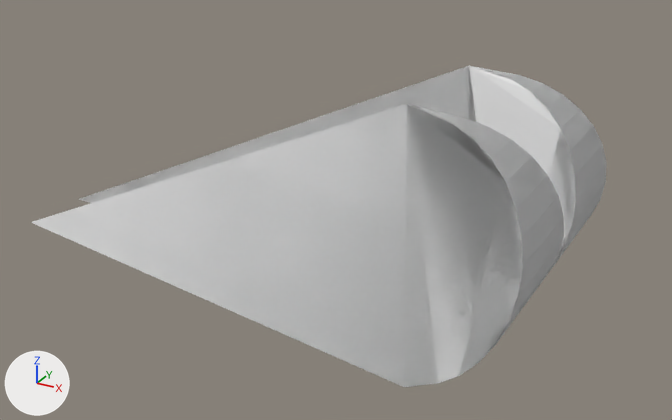
Two versions of the Blender file DesignWorkspace/Blendfiles/Squirrel/PlayerWeak.blend, one commit apart.
Camera for both pictures: a 50 mm lens placed at (2.73, -3.85, 2.34), pointed at (0.41, 0.36, 0.24). Lighting does not change. The marker at lower left points along +X, +Y and +Z. The same objects are shown in both versions, whatever each file hides.

The first picture shows 'Schuh.L', 'Schuh.R'.
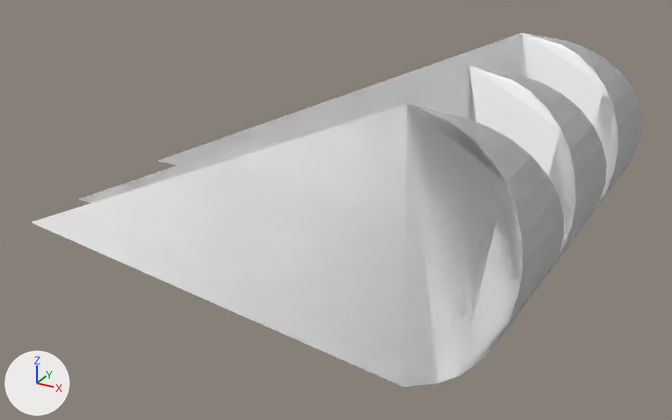
Changed parts and their boxes [x1, y1, x2, y2] in the pictures (672 x 420 px):
```json
{"object": "Schuh.R", "change": "recoloured", "before": [31, 104, 564, 387], "after": [31, 104, 564, 387]}
{"object": "Schuh.L", "change": "recoloured, reshaped", "before": [79, 66, 606, 269], "after": [79, 33, 641, 269], "on screen": "7% wider, 16% taller"}
{"part": 1, "of": "me_plane_002", "change": "added", "after": [158, 33, 641, 209]}
```

The change, as JSON lines over the scene's bpy script:
```json
{"op": "set", "path": "mat_converse.base_color", "old": "(0.8, 0.8, 0.8)", "new": "(1.0, 1.0, 1.0)", "note": "white #e7e7e7 -> white #ffffff"}
{"block": "me_plane_002", "where": "me_plane_002.from_pydata(...)  # 62 vertices, 41 faces; spans x -1.95..1.25, y 1.81..2.98, z -1.11..-0.36"}
{"block": "me_plane_002", "where": "# used by ob_schuh_l; location = (0.548, -0.35, -1.825); rotation_euler = (1.571, 0.0, 0.0), in degrees (90, 0, 0)"}
{"block": "me_plane_002", "change": "me_plane_002 part 1: the loose piece of 62 vertices spanning x -1.95..1.25, y 1.81..2.98, z -1.11..-0.36 is copied, and the copy is moved by (0.0, 0.0, -0.8); it spans x -1.95..1.25, y 1.81..2.98, z -1.91..-1.16"}
```
